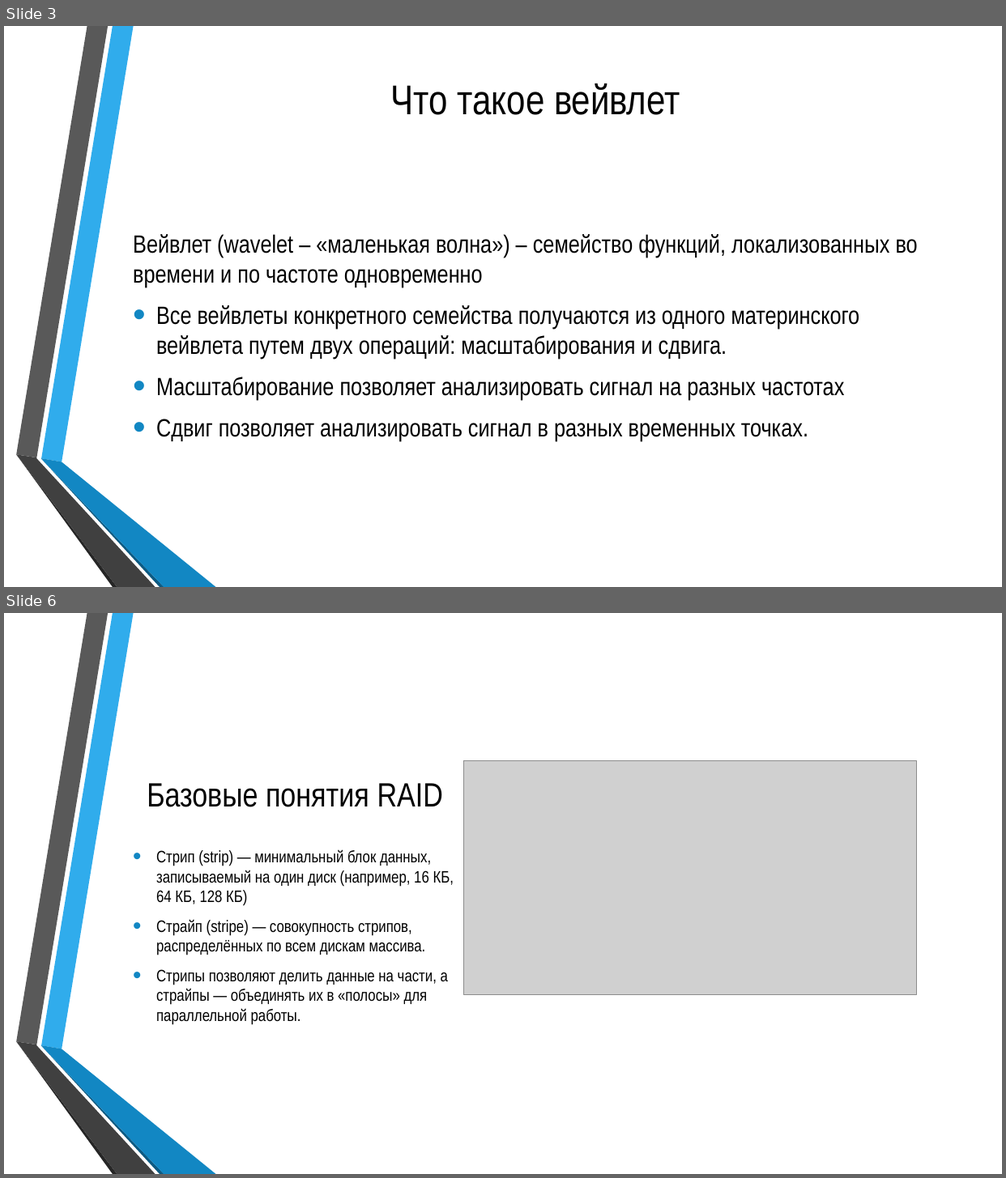
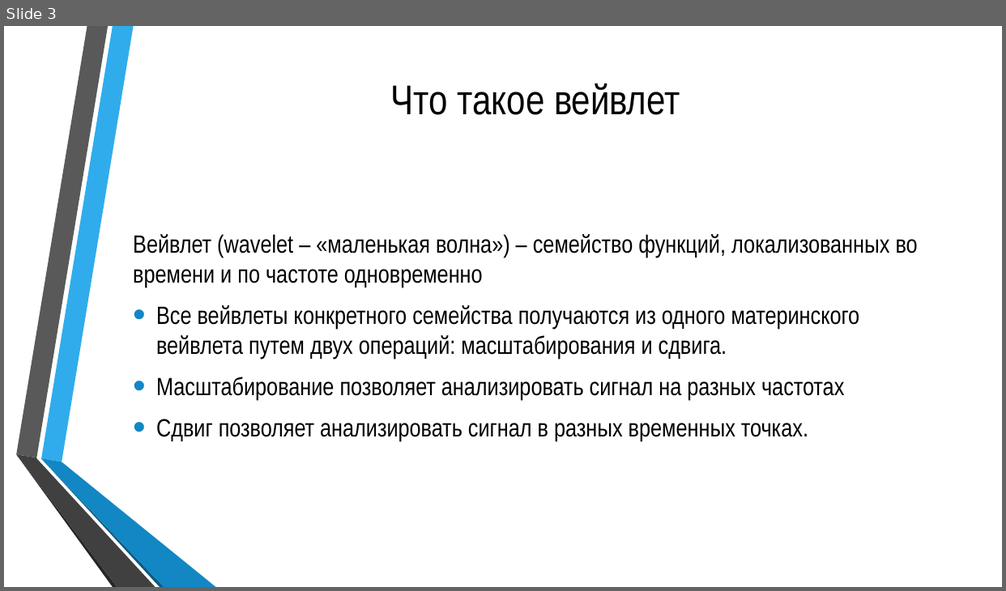
Before and after one commit to Silvarious9862/cosii, a slide deck: sem1/ref/250541_REFPREZ_Бобрик_В.Ю_ЦОСиИ.pptx. Shown one above the other, each under a label of ours: slides 3 and 6 before the commit, slide 3 after it; the slides between them are not shown. The pictures are 1006x1178 and 1006x591 pixels, drawn with LibreOffice and Linux fonts; fonts in the diff are those of the drawing; grey boxes stand for pictures; background and template pictures are left out. Boxes give left, top, right and bottom in pixels: in the first picture for what was removed or moved away, otherwise in the second. Text is boxed around its words. In the diff, an @@ line names an element or a change of style, - is before the commit and + after.

```diff
--- a/sem1/ref/250541_REFPREZ_Бобрик_В.Ю_ЦОСиИ.pptx
+++ b/sem1/ref/250541_REFPREZ_Бобрик_В.Ю_ЦОСиИ.pptx
@@ slide 6 removed at <box>4,613,1002,1174</box>, background picture (left out); not listed: 6 template elements that a slide beside it also shows @@
@@ picture removed at <box>463,761,917,995</box> @@
@@ title removed at <box>147,783,443,807</box> @@
-Базовые понятия RAID
@@ text removed at <box>156,850,454,1025</box> @@
-• Стрип (strip) — минимальный блок данных, записываемый на один диск (например, 16 КБ, 64 КБ, 128 КБ)
-• Страйп (stripe) — совокупность стрипов, распределённых по всем дискам массива.
-• Стрипы позволяют делить данные на части, а страйпы — объединять их в «полосы» для параллельной работы.
```
Also in this commit, not shown: 2 slides changed, 11 slides added, 19 other slides removed, 5 other files.
